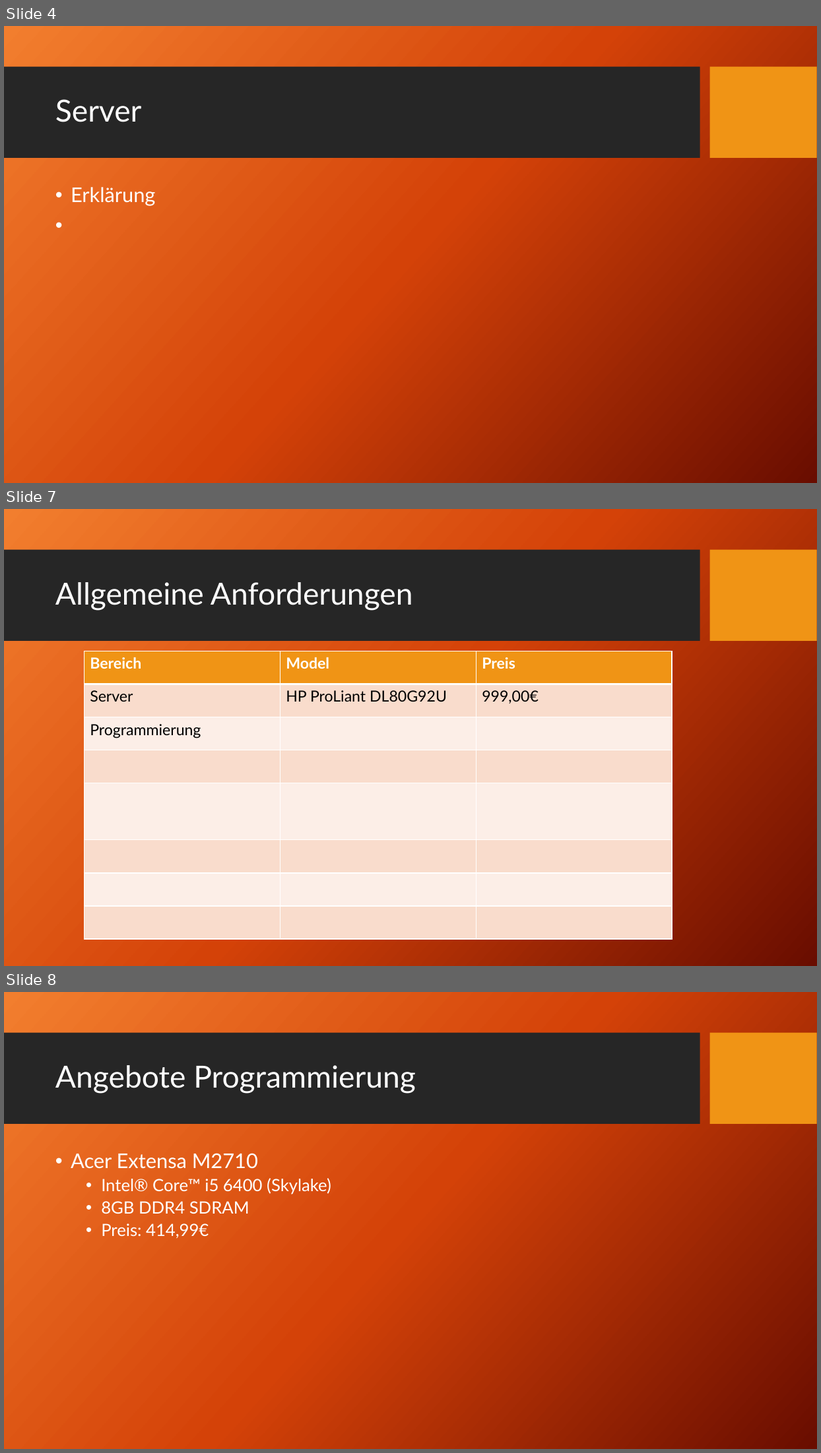
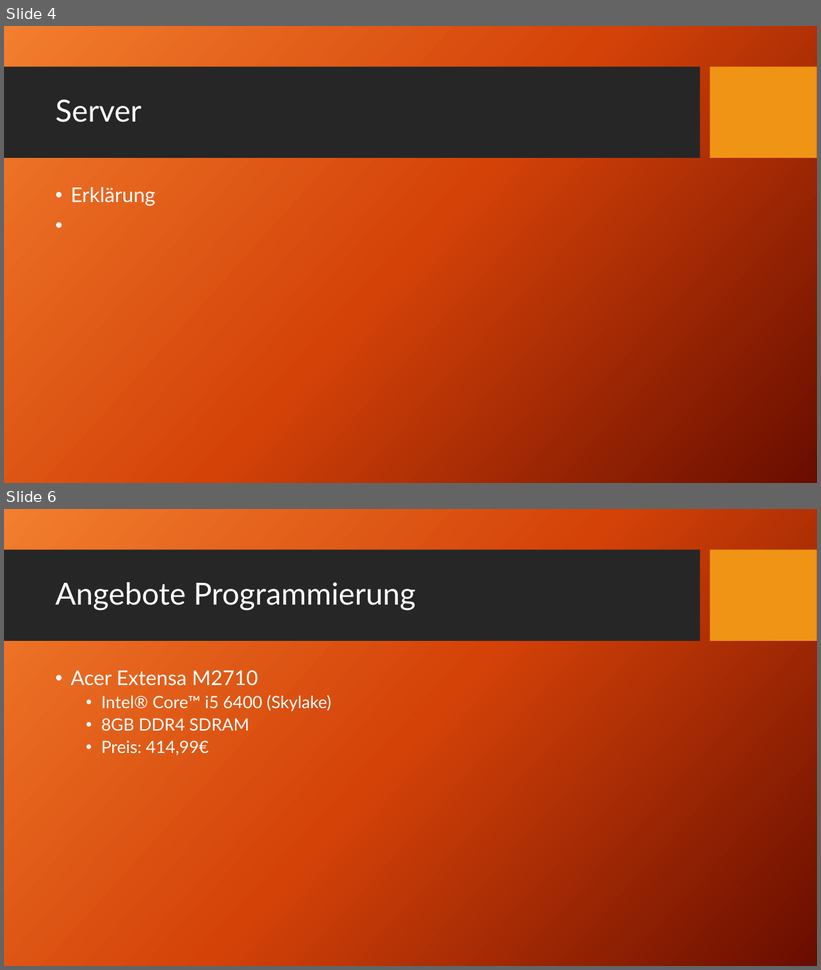
Before and after one commit to HaJaReDeluxe/mintBerryCrunchGames, a slide deck: Angebot für mintBerryCrunchGames GmbH.pptx. Shown one above the other, each under a label of ours: slides 4, 7 and 8 before the commit, slides 4 and 6 after it; the slides between them are not shown. The pictures are 821x1453 and 821x970 pixels, drawn with LibreOffice and Linux fonts; fonts in the diff are those of the drawing; background and template pictures are left out. Boxes give left, top, right and bottom in pixels: in the first picture for what was removed or moved away, otherwise in the second. Text is boxed around its words. In the diff, an @@ line names an element or a change of style, - is before the commit and + after.

```diff
--- a/Angebot für mintBerryCrunchGames GmbH.pptx
+++ b/Angebot für mintBerryCrunchGames GmbH.pptx
@@ slide 7 removed at (x1=4, y1=509, x2=817, y2=966), background picture (left out); not listed: 2 template elements that a slide beside it also shows @@
@@ title removed at (x1=55, y1=582, x2=413, y2=611) @@
-Allgemeine Anforderungen
@@ table removed at (x1=84, y1=651, x2=671, y2=939), 8 rows, 3 columns @@
-Bereich | Model | Preis
-Server | HP ProLiant DL80G92U | 999,00€
-Programmierung |  | 
- |  | 
- |  | 
- |  | 
- |  | 
- |  | 
@@ what was slide 8 is now slide 6 @@
```
Also in this commit, not shown: 3 slides changed.
